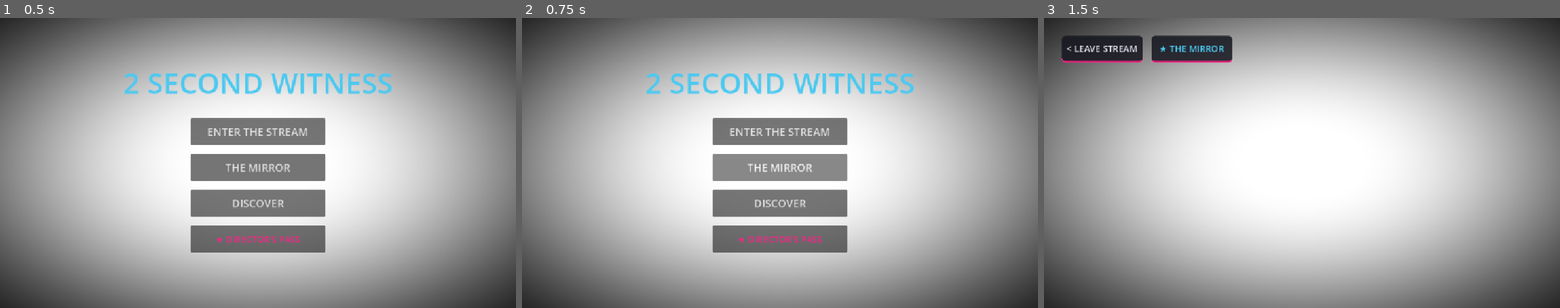
Above: before the commit, frames 1-3 (left to right).
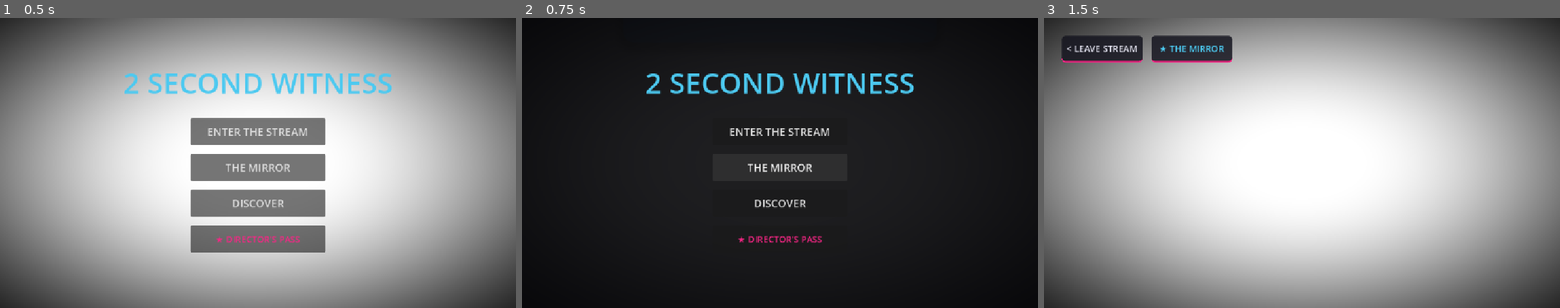
Above: after the commit, the same moments.

Repository: ITTYBITTYBITES/2-second-witness-mobile
Game: Godot game, scene res://MainShell.tscn
The game is run twice, just before and just after one commit, with the same random seed, the same clock (stepped at 60 frames per second) and the same inputs.
Inputs:
- Up to frame 1 (0.5 s): no input
- Up to frame 2 (0.75 s): click "THE MIRROR" at 0.5 s
- Up to frame 3 (1.5 s): click "ENTER THE STREAM" at 1.25 s

Frame 1 is identical in both runs. In frame 2, 99% of the frame differs, in the area x 0-100%, y 0-100%; in frame 3, nothing differs.
Error before the commit: Invalid type in function 'toggle_utility' in base 'Node (ModalWindowManager.gd)'. Cannot convert argument 1 from String to int. (res://scripts/system/Interacti…

Commit message:
fix(phase2.5+): resolve strict static typing mismatch in toggle_utility by accepting Variant argument and converting String utility identifiers to integer UtilityID enums

Diff:
--- a/app/scripts/ui/ModalWindowManager.gd
+++ b/app/scripts/ui/ModalWindowManager.gd
@@ -38,9 +38,23 @@
 			print("[MODAL MANAGER] Escape/Back intercepted. Popping top modal.")
 			pop_modal()
 
-func toggle_utility(utility_id: int):
-	if _instanced_modals.has(utility_id) and is_instance_valid(_instanced_modals[utility_id]):
-		var existing_screen = _instanced_modals[utility_id]
+func toggle_utility(utility_id: Variant):
+	var u_id: int = UtilityID.MIRROR
+	if typeof(utility_id) == TYPE_STRING:
+		match str(utility_id).to_lower():
+			"mirror": u_id = UtilityID.MIRROR
+			"store": u_id = UtilityID.STORE
+			"settings": u_id = UtilityID.SETTINGS
+			"inventory": u_id = UtilityID.INVENTORY
+			"achievements": u_id = UtilityID.ACHIEVEMENTS
+			_: u_id = UtilityID.MIRROR
+	elif typeof(utility_id) == TYPE_INT or typeof(utility_id) == TYPE_FLOAT:
+		u_id = int(utility_id)
+	else:
+		return
+
+	if _instanced_modals.has(u_id) and is_instance_valid(_instanced_modals[u_id]):
+		var existing_screen = _instanced_modals[u_id]
 		if _modal_stack.has(existing_screen):
 			pop_modal(existing_screen)
 		else:
@@ -48,7 +62,7 @@
 		return
 
 	var scene_path = ""
-	match utility_id:
+	match u_id:
 		UtilityID.MIRROR: scene_path = "res://scenes/ui/screens/PlayerProfileScreen.tscn"
 		UtilityID.STORE: scene_path = "res://scenes/ui/screens/MonetizationGate.tscn"
 		UtilityID.SETTINGS: scene_path = "res://scenes/ui/screens/SettingsScreen.tscn"
@@ -59,7 +73,7 @@
 	if not scene: return
 
 	var screen = scene.instantiate()
-	_instanced_modals[utility_id] = screen
+	_instanced_modals[u_id] = screen
 
 	var hud_root = get_tree().root.get_node_or_null("MainShell/UILayer/HUDRoot")
 	if not hud_root: hud_root = get_tree().root.get_node_or_null("MainShell/UILayer")
